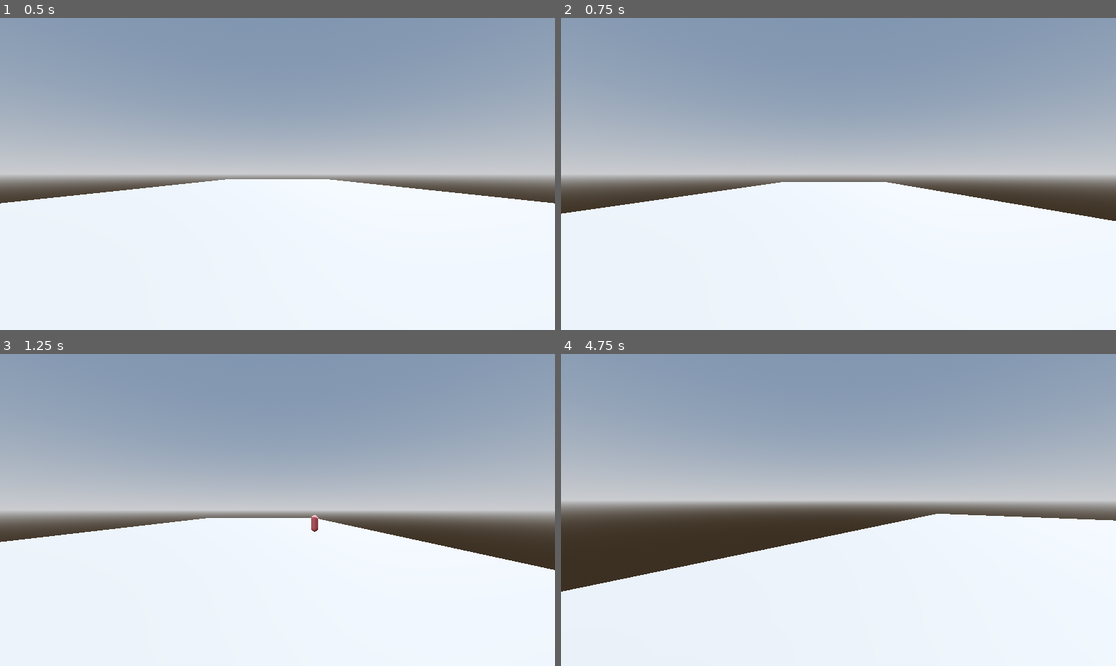
Above: before the commit, frames 1-4 (two rows, left to right).
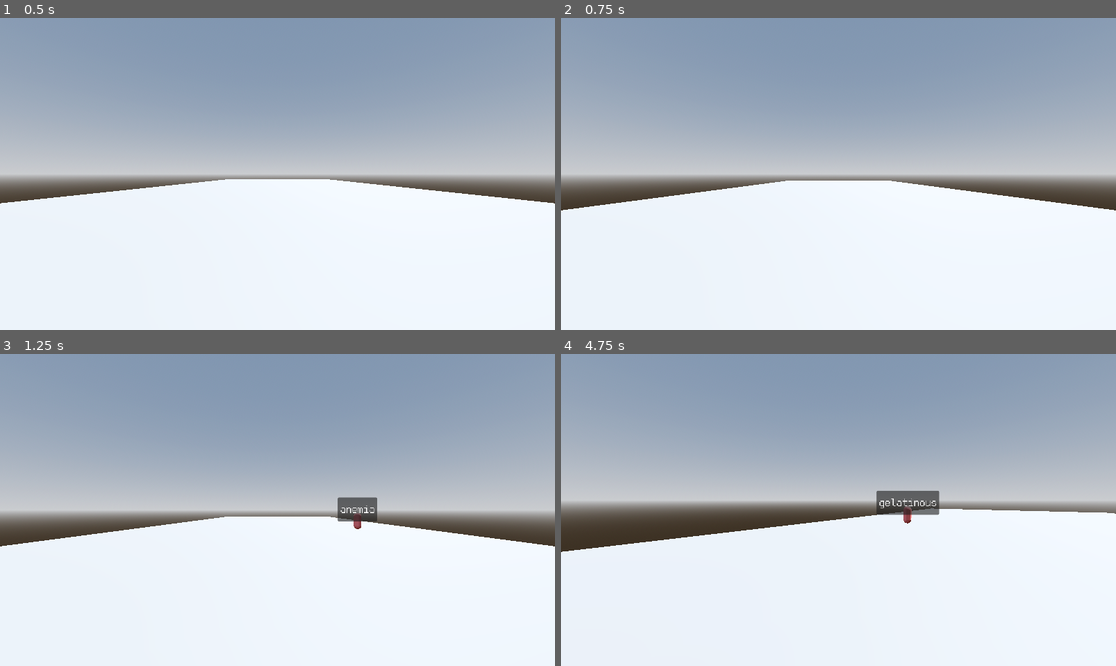
Above: after the commit, the same moments.

Repository: alexanderyee/ttk
Game: Godot game, scene res://scenes/main.tscn
The game is run twice, just before and just after one commit, with the same random seed, the same clock (stepped at 60 frames per second) and the same inputs.
Inputs (mouse positions are in pixels of both pictures, inside the frame that each line leads up to):
- Up to frame 1 (0.5 s): no input
- Up to frame 2 (0.75 s): tap Enter (ui_accept) at 0.5 s; move the mouse to (960, 158) at 0.52 s; hold Right (ui_right) from 0.53 s (still down); tap Middle mouse button (freefly, bound only after the commit) at 0.6 s; click (960, 158) at 0.67 s
- Up to frame 3 (1.25 s): keep holding Right (ui_right); tap Enter (ui_accept) at 0.77, 1.07 s; tap Shift (sprint, bound only after the commit) at 0.8 s
- Up to frame 4 (4.75 s): move the mouse to (810, 510) at 1.27 s; release Right (ui_right) at 1.28 s; hold Up (ui_up) from 1.28 s (still down); tap Shift (sprint, bound only after the commit) at 1.35, 2.3, 2.85, 3.8, 4.35 s; click (810, 510) at 1.42 s; tap Enter (ui_accept) at 1.52, 1.82, 3.02, 3.32, 3.77, 4.07, 4.52 s; tap Middle mouse button (freefly, bound only after the commit) at 1.55, 2.1, 3.05, 3.6, 4.55 s; move the mouse to (849, 503) at 2.02 s; click (849, 503) at 2.17 s; move the mouse to (832, 516) at 2.77 s; click (832, 516) at 2.92 s; move the mouse to (877, 513) at 3.52 s; click (877, 513) at 3.67 s; move the mouse to (794, 506) at 4.27 s; click (794, 506) at 4.42 s

Frame 1 is identical in both runs. In frame 2, 1.2% of the frame differs, in the area x 0-100%, y 52-66%; in frame 3, 2.8%; in frame 4, 6.3%, in the area x 0-100%, y 43-77%.

Commit message:
add words to enemies

Diff:
--- a/project.godot
+++ b/project.godot
@@ -20,6 +20,39 @@
 Global="*res://scripts/global.gd"
 WordBank="*res://scripts/word_bank.gd"
 
+[input]
+
+freefly={
+"deadzone": 0.2,
+"events": [Object(InputEventMouseButton,"resource_local_to_scene":false,"resource_name":"","device":-1,"window_id":0,"alt_pressed":false,"shift_pressed":false,"ctrl_pressed":false,"meta_pressed":false,"button_mask":4,"position":Vector2(510, 17),"global_position":Vector2(519, 65),"factor":1.0,"button_index":3,"canceled":false,"pressed":true,"double_click":false,"script":null)
+]
+}
+move_left={
+"deadzone": 0.2,
+"events": [Object(InputEventKey,"resource_local_to_scene":false,"resource_name":"","device":-1,"window_id":0,"alt_pressed":false,"shift_pressed":false,"ctrl_pressed":false,"meta_pressed":false,"pressed":false,"keycode":0,"physical_keycode":65,"key_label":0,"unicode":97,"location":0,"echo":false,"script":null)
+]
+}
+move_right={
+"deadzone": 0.2,
+"events": [Object(InputEventKey,"resource_local_to_scene":false,"resource_name":"","device":-1,"window_id":0,"alt_pressed":false,"shift_pressed":false,"ctrl_pressed":false,"meta_pressed":false,"pressed":false,"keycode":0,"physical_keycode":68,"key_label":0,"unicode":100,"location":0,"echo":false,"script":null)
+]
+}
+move_forward={
+"deadzone": 0.2,
+"events": [Object(InputEventKey,"resource_local_to_scene":false,"resource_name":"","device":-1,"window_id":0,"alt_pressed":false,"shift_pressed":false,"ctrl_pressed":false,"meta_pressed":false,"pressed":false,"keycode":0,"physical_keycode":87,"key_label":0,"unicode":119,"location":0,"echo":false,"script":null)
+]
+}
+move_back={
+"deadzone": 0.2,
+"events": [Object(InputEventKey,"resource_local_to_scene":false,"resource_name":"","device":-1,"window_id":0,"alt_pressed":false,"shift_pressed":false,"ctrl_pressed":false,"meta_pressed":false,"pressed":false,"keycode":0,"physical_keycode":83,"key_label":0,"unicode":115,"location":0,"echo":false,"script":null)
+]
+}
+sprint={
+"deadzone": 0.2,
+"events": [Object(InputEventKey,"resource_local_to_scene":false,"resource_name":"","device":-1,"window_id":0,"alt_pressed":false,"shift_pressed":false,"ctrl_pressed":false,"meta_pressed":false,"pressed":false,"keycode":0,"physical_keycode":4194325,"key_label":0,"unicode":0,"location":0,"echo":false,"script":null)
+]
+}
+
 [physics]
 
 3d/physics_engine="Jolt Physics"
--- a/scenes/enemy.tscn
+++ b/scenes/enemy.tscn
@@ -27,3 +27,6 @@
 [node name="Collider" type="CollisionShape3D" parent="."]
 transform = Transform3D(1, 0, 0, 0, 1, 0, 0, 0, 1, 0, 0.9, 0)
 shape = SubResource("CapsuleShape3D_md0e3")
+
+[node name="Label Anchor" type="Marker3D" parent="."]
+transform = Transform3D(1, 0, 0, 0, 1, 0, 0, 0, 1, 0, 1.9, 0)
--- a/scenes/enemy_spawner.gd
+++ b/scenes/enemy_spawner.gd
@@ -2,7 +2,7 @@
 
 # TODO
 # think about how to generate enemies, make enemies of varying difficulties resources?
-
+signal word_added(enemy, word)
 const ENEMY_SCENE = preload("res://scenes/enemy.tscn")
 @export var time_between_spawn_seconds := 3.0
 @export var spawn_area_width = 20.0
@@ -22,3 +22,8 @@
 	enemy_spawn_position.x += Global.rng.randf_range(spawn_area_width / 2 * -1, spawn_area_width / 2)
 	enemy.position = enemy_spawn_position
 	add_sibling(enemy)
+
+	# get word from word bank
+	var word = WordBank.get_random_word().to_lower()
+	word = "[center]" + word + "[/center]"
+	word_added.emit(enemy, word)
--- /dev/null
+++ b/scenes/enemy_word.tscn
@@ -0,0 +1,39 @@
+[gd_scene load_steps=5 format=3 uid="uid://cum3fw7sclcbc"]
+
+[ext_resource type="FontFile" uid="uid://dladuxj04msaq" path="res://assets/fonts/ark-pixel-16px-monospaced-ja.ttf" id="1_7djv1"]
+[ext_resource type="Script" uid="uid://cgqt1i7q5kool" path="res://scripts/enemy_word_panel.gd" id="1_ux671"]
+
+[sub_resource type="Theme" id="Theme_7djv1"]
+
+[sub_resource type="StyleBoxTexture" id="StyleBoxTexture_ux671"]
+
+[node name="EnemyWordPanel" type="Panel"]
+offset_right = 40.0
+offset_bottom = 40.0
+mouse_filter = 2
+theme = SubResource("Theme_7djv1")
+script = ExtResource("1_ux671")
+
+[node name="EnemyWord" type="RichTextLabel" parent="."]
+texture_filter = 1
+layout_mode = 1
+anchors_preset = 15
+anchor_right = 1.0
+anchor_bottom = 1.0
+grow_horizontal = 2
+grow_vertical = 2
+mouse_filter = 2
+theme_override_fonts/normal_font = ExtResource("1_7djv1")
+theme_override_font_sizes/bold_italics_font_size = 24
+theme_override_font_sizes/italics_font_size = 24
+theme_override_font_sizes/mono_font_size = 24
+theme_override_font_sizes/normal_font_size = 24
+theme_override_font_sizes/bold_font_size = 24
+theme_override_styles/normal = SubResource("StyleBoxTexture_ux671")
+bbcode_enabled = true
+text = "TEST"
+fit_content = true
+scroll_active = false
+autowrap_mode = 0
+horizontal_alignment = 1
+vertical_alignment = 1
--- a/scenes/main.tscn
+++ b/scenes/main.tscn
@@ -1,7 +1,8 @@
-[gd_scene load_steps=6 format=3 uid="uid://dxtrnbao7umiv"]
+[gd_scene load_steps=7 format=3 uid="uid://dxtrnbao7umiv"]
 
 [ext_resource type="PackedScene" uid="uid://bs72ogkvdd7d6" path="res://addons/proto_controller/proto_controller.tscn" id="1_o5qli"]
 [ext_resource type="PackedScene" uid="uid://dg3a5j6vwaj0g" path="res://scenes/enemy_spawner.tscn" id="2_0wfyh"]
+[ext_resource type="Script" uid="uid://br2jwajkh1mhl" path="res://scripts/enemy_words_ui.gd" id="3_jyhfs"]
 
 [sub_resource type="ProceduralSkyMaterial" id="ProceduralSkyMaterial_sgp6g"]
 sky_horizon_color = Color(0.662243, 0.671743, 0.686743, 1)
@@ -26,6 +27,12 @@
 environment = SubResource("Environment_0wfyh")
 
 [node name="Player" parent="." instance=ExtResource("1_o5qli")]
+can_sprint = true
+can_freefly = true
+input_left = "move_left"
+input_right = "move_right"
+input_forward = "move_forward"
+input_back = "move_back"
 
 [node name="EnemySpawner" parent="." instance=ExtResource("2_0wfyh")]
 transform = Transform3D(1, 0, 0, 0, 1, 0, 0, 0, 1, 0, 0, -23.3)
@@ -36,3 +43,8 @@
 [node name="Floor" type="CSGBox3D" parent="CSGCombiner3D"]
 transform = Transform3D(1, 0, 0, 0, 1, 0, 0, 0, 1, 0, 0, -22.55)
 size = Vector3(32.2, 0.001, 81.3)
+
+[node name="EnemyWordsUI" type="CanvasLayer" parent="."]
+script = ExtResource("3_jyhfs")
+
+[connection signal="word_added" from="EnemySpawner" to="EnemyWordsUI" method="_on_enemy_spawner_word_added"]
--- a/scripts/enemy.gd
+++ b/scripts/enemy.gd
@@ -7,7 +7,7 @@
 var can_move := true
 
 @onready var player: CharacterBody3D = $"../Player"
-
+@onready var label_anchor: Marker3D = $"Label Anchor"
 
 func _ready() -> void:
 	pass # Replace with function body.
@@ -19,8 +19,11 @@
 		can_move = vector_to_player.length() >= max_distance_from_player
 		# move towards player
 		if can_move:
-			velocity = vector_to_player.normalized() * speed
+			velocity = vector_to_player.normalized() * speed * Vector3(1, 0, 1)
 		else:
 			velocity = Vector3.ZERO
 		move_and_slide()
 	pass
+
+func get_label_anchor() -> Marker3D:
+	return label_anchor
--- /dev/null
+++ b/scripts/enemy_word_panel.gd
@@ -0,0 +1,13 @@
+extends Panel
+
+@onready var enemy_word: RichTextLabel = $EnemyWord
+
+# Called when the node enters the scene tree for the first time.
+func _ready() -> void:
+	size = enemy_word.get_size() + Vector2(10, 10)
+	pass # Replace with function body.
+
+
+# Called every frame. 'delta' is the elapsed time since the previous frame.
+func _process(delta: float) -> void:
+	pass
--- /dev/null
+++ b/scripts/enemy_words_ui.gd
@@ -0,0 +1,37 @@
+extends CanvasLayer
+
+const ENEMY_WORD_SCENE = preload("res://scenes/enemy_word.tscn")
+
+var enemy_word_labels := {}
+
+@onready var cam := get_viewport().get_camera_3d()
+
+
+func _ready() -> void:
+
+	pass # Replace with function body.
+
+func _process(delta: float) -> void:
+	for enemy in enemy_word_labels:
+		# update label position
+		var enemy_label_anchor : Marker3D = enemy.get_label_anchor()
+		enemy_word_labels[enemy].position = cam.unproject_position(enemy_label_anchor.global_position) \
+			- Vector2(enemy_word_labels[enemy].size.x / 2, 30)
+		enemy_word_labels[enemy].visible = cam.is_position_behind(enemy_label_anchor.global_position) == false
+
+func add_enemy_word(enemy: Enemy, label: Panel):
+	enemy_word_labels[enemy] = label
+
+func remove_enemy_word(enemy: Enemy) -> bool:
+	return enemy_word_labels.erase(enemy)
+
+func _on_enemy_spawner_word_added(enemy: Enemy, word: String):
+	var enemy_label_anchor : Marker3D = enemy.get_label_anchor()
+	var enemy_word_scene = ENEMY_WORD_SCENE.instantiate()
+	var enemy_word_label = enemy_word_scene.get_child(0)
+	# TODO deduplicate
+	enemy_word_label.text = word
+	enemy_word_scene.position = cam.unproject_position(enemy_label_anchor.global_position) \
+		- Vector2(enemy_word_scene.size.x / 2, 30)
+	add_child(enemy_word_scene)
+	add_enemy_word(enemy, enemy_word_scene)
--- a/scripts/word_bank.gd
+++ b/scripts/word_bank.gd
@@ -9,5 +9,5 @@
 func _ready():
 	num_words = WORDS.size()
 
-func get_random_word():
+func get_random_word() -> String:
 	return WORDS[Global.rng.randi_range(0, num_words - 1)]
Binary file added: assets/fonts/ark-pixel-16px-monospaced-ja.ttf
Not shown, added: assets/fonts/ark-pixel-16px-monospaced-ja.ttf.import
Binary file added: scripts/ark-pixel-16px-monospaced-ja.ttf
Not shown, added: scripts/ark-pixel-16px-monospaced-ja.ttf.import
Not shown, added: scripts/enemy_word_panel.gd.uid
Not shown, added: scripts/enemy_words_ui.gd.uid
